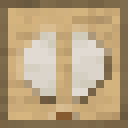
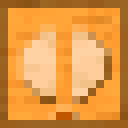
Revision of a layered 128 x 128 image; what changed, layer by layer:
added group "Honey" with 3 layers above "Poisonous" over left=0, top=0, right=128, bottom=128
added layer "Honey Extras" in group "Honey" over left=56, top=112, right=72, bottom=120
added layer "Honey Window" in group "Honey" over left=24, top=32, right=104, bottom=96
added layer "Honey Background" in group "Honey" over left=0, top=0, right=128, bottom=128
